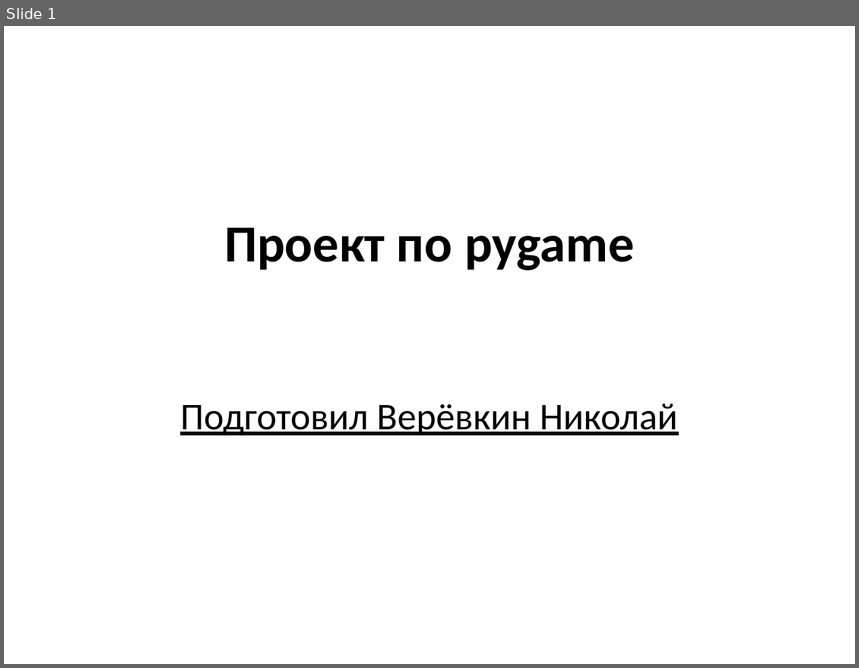
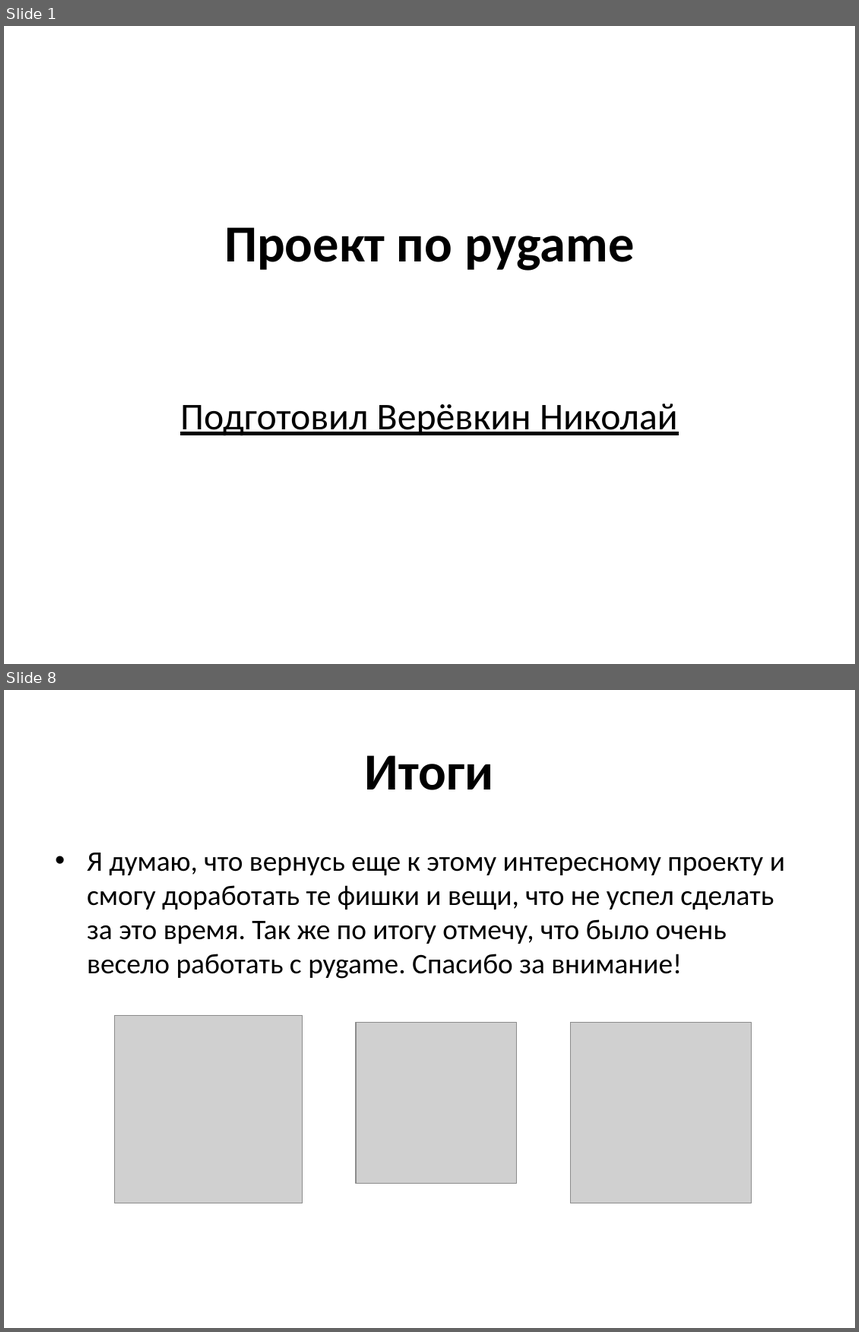
Before and after one commit to Poolwerx/game_pygame_proj, a slide deck: Проект по pygame.pptx. Shown one above the other, each under a label of ours: slide 1 before the commit, slides 1 and 8 after it; the slides between them are not shown. The pictures are 859x668 and 859x1332 pixels, drawn with LibreOffice and Linux fonts; fonts in the diff are those of the drawing; grey boxes stand for pictures; background and template pictures are left out. Boxes give left, top, right and bottom in pixels: in the first picture for what was removed or moved away, otherwise in the second. Text is boxed around its words. In the diff, an @@ line names an element or a change of style, - is before the commit and + after.

```diff
--- a/Проект по pygame.pptx
+++ b/Проект по pygame.pptx
@@ slide 8 added at (x1=4, y1=690, x2=855, y2=1328), background picture (left out) @@
@@ title added at (x1=365, y1=755, x2=494, y2=790), 44 pt, text #000000, bold @@
+Итоги
@@ text added at (x1=87, y1=853, x2=785, y2=979), 24 pt, text #000000 @@
+• Я думаю, что вернусь еще к этому интересному проекту и смогу доработать те фишки и вещи, что не успел сделать за это время. Так же по итогу отмечу, что было очень весело работать с pygame. Спасибо за внимание!
@@ picture added at (x1=115, y1=1016, x2=302, y2=1203) @@
@@ picture added at (x1=356, y1=1023, x2=516, y2=1184) @@
@@ picture added at (x1=570, y1=1023, x2=751, y2=1204) @@
```
Also in this commit, not shown: 1 slide changed, 5 other slides added, 3 slides removed, 28 other files.
